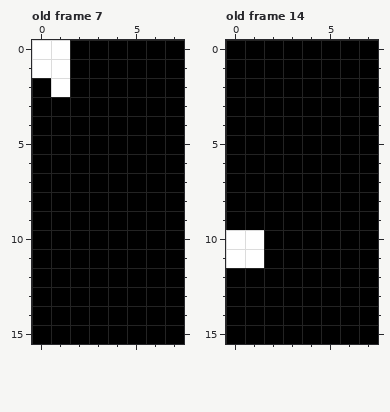
A pixel-art file gets an edit: graphics/font_m6x11.aseprite. The picture above is the old version.
8x16 pixels, 94 frames. Shown: old frame 7, old frame 14.
After the commit:
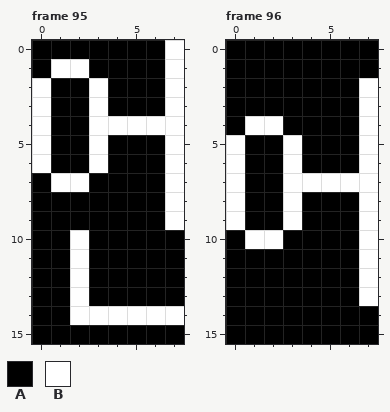
Palette (. is transparent): A #000000  B #ffffff
A new or re-ordered frame is compared with the old frame closest to it.
Difference:
frames 94 -> 96
Frame 95 is new; against old frame 7:
The edit turns colour B into colour A in row 0 at x 0 to 1; in row 1 at x 0; in row 2 at x 1.
The edit turns colour A into colour B in row 0 at x 7; in row 1 at x 2 and 7; in rows 2 to 3 at x 0, 3 and 7; in row 4 at x 0 and 3 to 7; in rows 5 to 6 at x 0, 3 and 7; in row 7 at x 1 to 2 and 7.
The edit turns colour A into colour B in rows 8 to 9 at x 7; in rows 10 to 13 at x 2; in row 14 at x 2 to 7.
Frame 96 is new; against old frame 14:
The edit turns colour B into colour A in row 10 at x 0; in row 11 at x 0 to 1.
The edit turns colour A into colour B in rows 2 to 3 at x 7; in row 4 at x 1 to 2 and 7; in rows 5 to 6 at x 0, 3 and 7; in row 7 at x 0 and 3 to 7; in rows 8 to 9 at x 0, 3 and 7; in row 10 at x 2 and 7.
The edit turns colour A into colour B in rows 11 to 13 at x 7.
Boxes around the changes in both pictures, in picture pixels (x1, y1, x2, y2):
changed: (32, 40, 184, 325)
changed: (226, 78, 378, 306)
